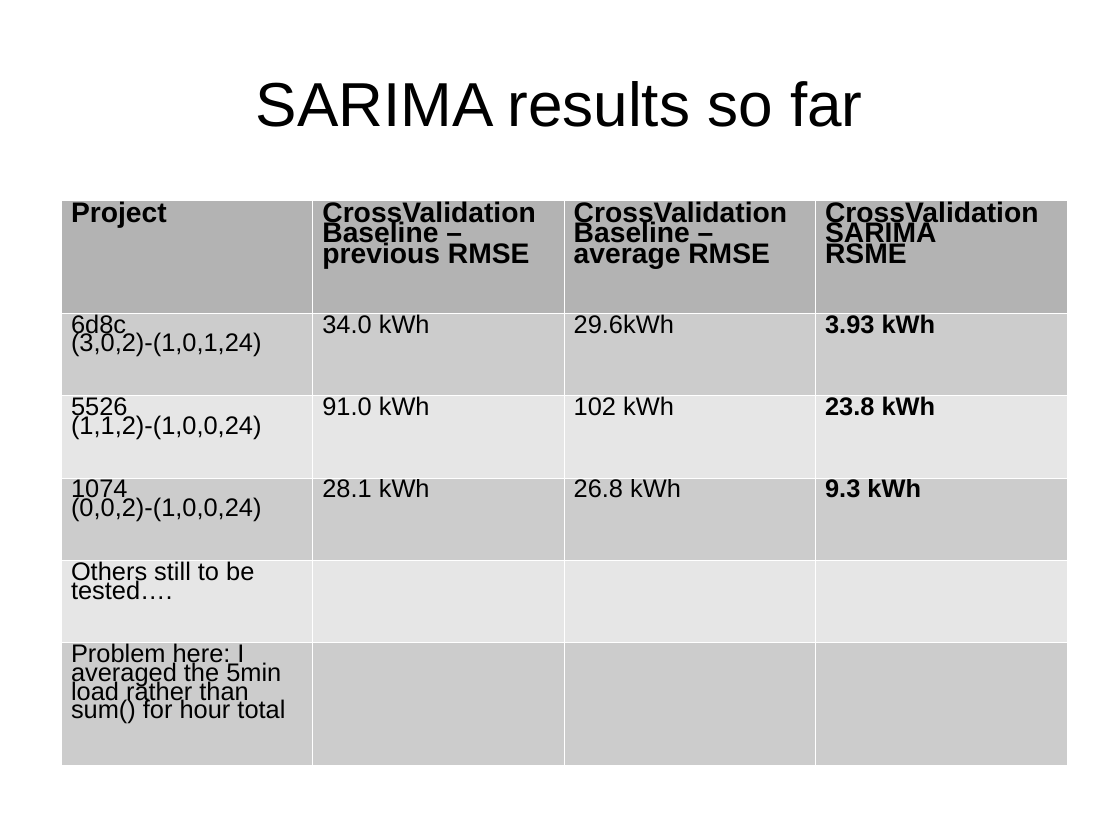
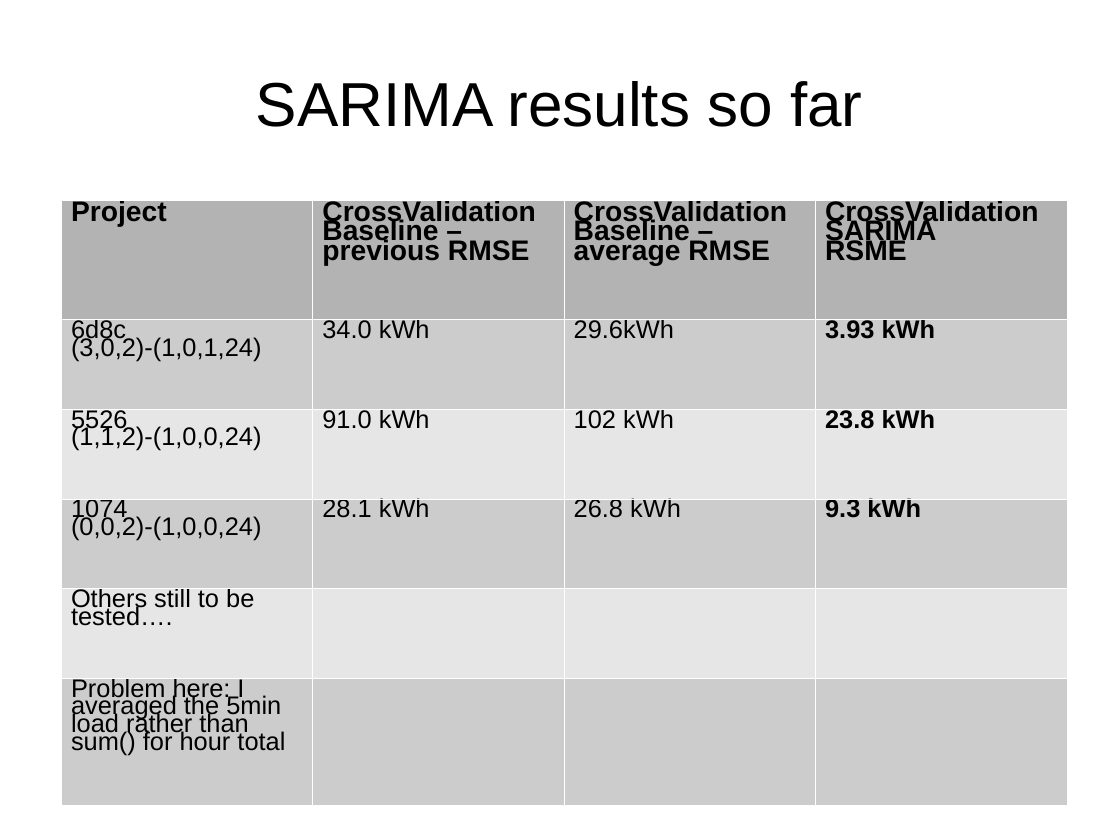
Before and after one commit to Rosina9700/dsi-capstone, a slide deck: slide 9 of mvp-presentation.ppt (slide 7 before the commit). Drawn at 1120x840 pixels with LibreOffice and Linux fonts; fonts in the diff are those of the drawing. Boxes give left, top, right and bottom in pixels: in the first picture for what was removed or moved away, otherwise in the second. Text is boxed around its words. In the diff, an @@ line names an element or a change of style, - is before the commit and + after.

```diff
--- a/mvp-presentation.ppt
+++ b/mvp-presentation.ppt
@@ table at (x1=61, y1=200, x2=1066, y2=805) @@
@@ line spacing 0.66 to 0.62 @@
```
Also in this commit, not shown: 3 slides added, 30 other files.
